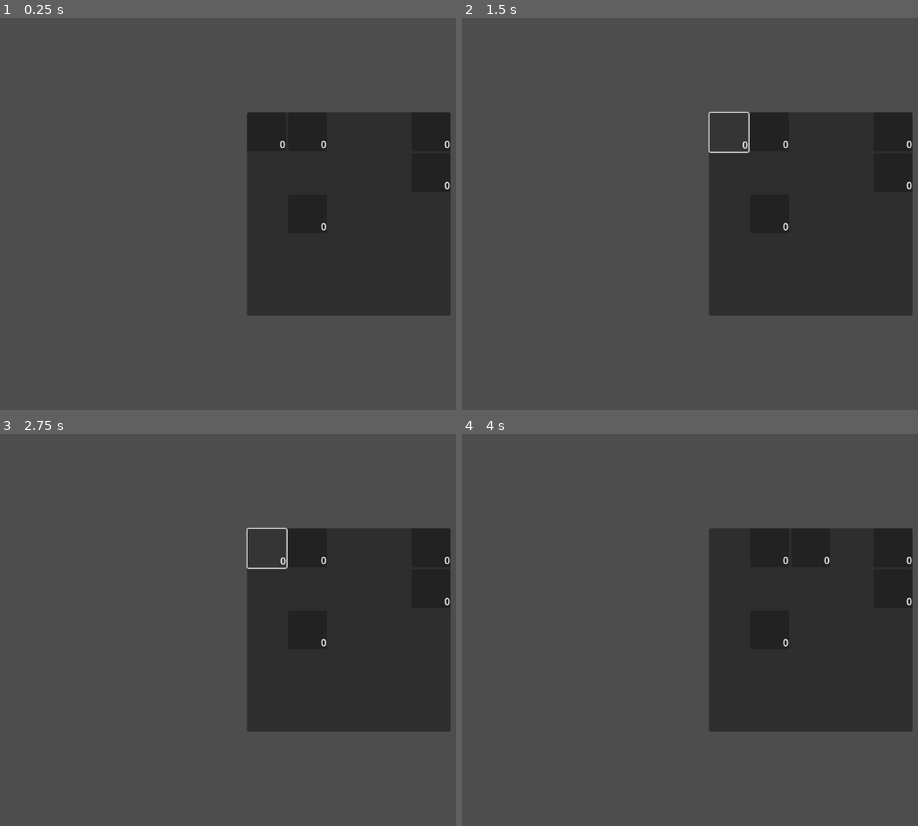
Above: before the commit, frames 1-4 (two rows, left to right).
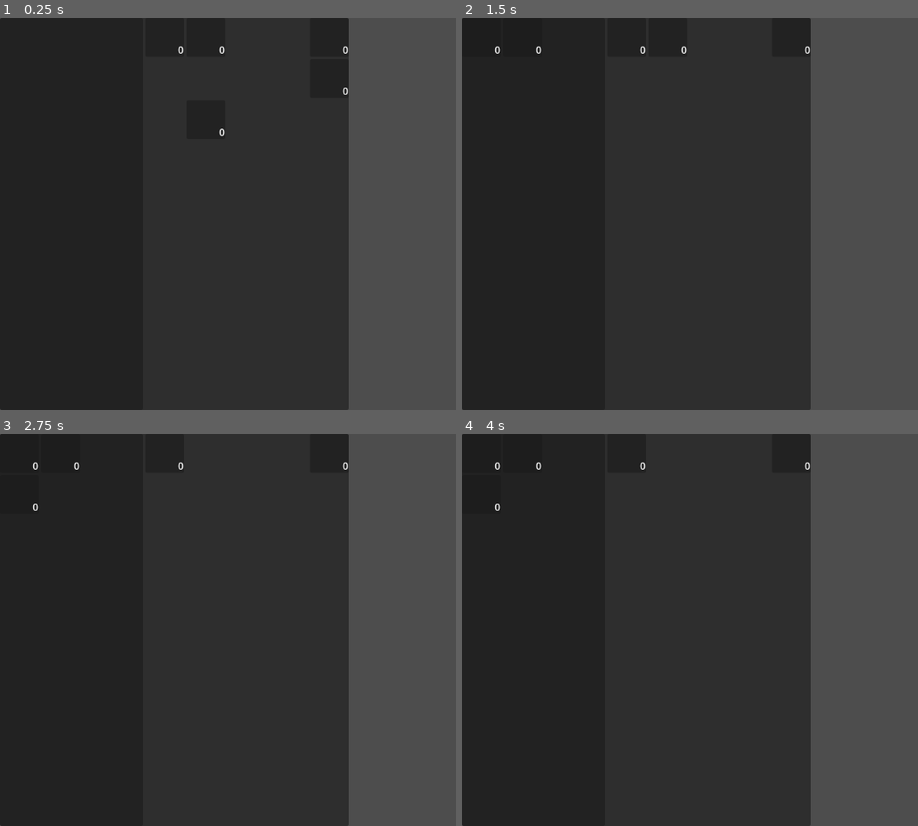
Above: after the commit, the same moments.

Repository: Moonlit-Cafe/MLCProject1
Game: Godot game, scene res://ui/player_hud.tscn
Same seed, same stepped clock (60 frames per second), same inputs: the game is played once before the commit and once after it. This scene is started directly instead of the project's main scene.
Inputs (mouse positions are in pixels of both pictures, inside the frame that each line leads up to):
- Up to frame 1 (0.25 s): no input
- Up to frame 2 (1.5 s): click "0" at 0.5 s; click "0" at 1.25 s
- Up to frame 3 (2.75 s): click "0" at 2 s
- Up to frame 4 (4 s): tap Enter at 2.75 s; move the mouse to (outside the picture) at 2.77 s; tap Space at 3.5 s; move the mouse to (671, 649) at 3.52 s

The runs differ from the first frame. In frame 1, 76% of the frame differs, in the area x 0-99%, y 0-100%; in frame 2, 76%; in frame 3, 76%; in frame 4, 76%.
Error before the commit: Invalid access to property or key 'global_position' on a base object of type 'Nil'. (res://mechanics/inventory/item_node.gd:32)

Commit message:
Equipment Setup
Set up the UI to get started on adding equipment code.

Diff:
--- a/ui/player_hud.tscn
+++ b/ui/player_hud.tscn
@@ -1,27 +1,110 @@
-[gd_scene load_steps=4 format=3 uid="uid://npre0wq4yuc7"]
+[gd_scene load_steps=5 format=3 uid="uid://npre0wq4yuc7"]
 
 [ext_resource type="PackedScene" uid="uid://dcbf8bab4sdd3" path="res://mechanics/inventory/item_node.tscn" id="1_1m6my"]
 [ext_resource type="PackedScene" uid="uid://b0y3kn16q733f" path="res://ui/inventory_slot.tscn" id="1_n0n2g"]
 [ext_resource type="Script" uid="uid://decnctd8qfp08" path="res://ui/player_hud.gd" id="1_w11uw"]
+[ext_resource type="Script" uid="uid://bkcc31xye2eat" path="res://ui/inventory_slot.gd" id="4_w11uw"]
 
 [node name="PlayerHud" type="CanvasLayer" node_paths=PackedStringArray("container")]
 script = ExtResource("1_w11uw")
-container = NodePath("PanelContainer/Inventory")
+container = NodePath("PanelContainer/HBoxContainer/Inventory")
 inv_slot = ExtResource("1_n0n2g")
 inv_node = ExtResource("1_1m6my")
 
 [node name="PanelContainer" type="PanelContainer" parent="."]
-anchors_preset = 8
-anchor_left = 0.5
-anchor_top = 0.5
+anchors_preset = -1
 anchor_right = 0.5
-anchor_bottom = 0.5
-offset_left = -100.0
-offset_top = -32.0
-offset_right = 100.0
-offset_bottom = 32.0
+anchor_bottom = 1.0
+grow_vertical = 2
+
+[node name="HBoxContainer" type="HBoxContainer" parent="PanelContainer"]
+layout_mode = 2
+
+[node name="Equipments" type="Panel" parent="PanelContainer/HBoxContainer"]
+layout_mode = 2
+size_flags_horizontal = 3
+
+[node name="GridContainer" type="GridContainer" parent="PanelContainer/HBoxContainer/Equipments"]
+layout_mode = 1
+anchors_preset = 15
+anchor_right = 1.0
+anchor_bottom = 1.0
 grow_horizontal = 2
 grow_vertical = 2
+columns = 2
 
-[node name="Inventory" type="GridContainer" parent="PanelContainer"]
+[node name="Helm" type="Container" parent="PanelContainer/HBoxContainer/Equipments/GridContainer"]
+custom_minimum_size = Vector2(64, 64)
 layout_mode = 2
+script = ExtResource("4_w11uw")
+metadata/_custom_type_script = "uid://bkcc31xye2eat"
+
+[node name="PowerCore" type="Container" parent="PanelContainer/HBoxContainer/Equipments/GridContainer"]
+custom_minimum_size = Vector2(64, 64)
+layout_mode = 2
+script = ExtResource("4_w11uw")
+metadata/_custom_type_script = "uid://bkcc31xye2eat"
+
+[node name="Shoulder" type="Container" parent="PanelContainer/HBoxContainer/Equipments/GridContainer"]
+custom_minimum_size = Vector2(64, 64)
+layout_mode = 2
+script = ExtResource("4_w11uw")
+metadata/_custom_type_script = "uid://bkcc31xye2eat"
+
+[node name="Wrist" type="Container" parent="PanelContainer/HBoxContainer/Equipments/GridContainer"]
+custom_minimum_size = Vector2(64, 64)
+layout_mode = 2
+script = ExtResource("4_w11uw")
+metadata/_custom_type_script = "uid://bkcc31xye2eat"
+
+[node name="Body" type="Container" parent="PanelContainer/HBoxContainer/Equipments/GridContainer"]
+custom_minimum_size = Vector2(64, 64)
+layout_mode = 2
+script = ExtResource("4_w11uw")
+metadata/_custom_type_script = "uid://bkcc31xye2eat"
+
+[node name="Gloves" type="Container" parent="PanelContainer/HBoxContainer/Equipments/GridContainer"]
+custom_minimum_size = Vector2(64, 64)
+layout_mode = 2
+script = ExtResource("4_w11uw")
+metadata/_custom_type_script = "uid://bkcc31xye2eat"
+
+[node name="Waist" type="Container" parent="PanelContainer/HBoxContainer/Equipments/GridContainer"]
+custom_minimum_size = Vector2(64, 64)
+layout_mode = 2
+script = ExtResource("4_w11uw")
+metadata/_custom_type_script = "uid://bkcc31xye2eat"
+
+[node name="ModOne" type="Container" parent="PanelContainer/HBoxContainer/Equipments/GridContainer"]
+custom_minimum_size = Vector2(64, 64)
+layout_mode = 2
+script = ExtResource("4_w11uw")
+metadata/_custom_type_script = "uid://bkcc31xye2eat"
+
+[node name="Legs" type="Container" parent="PanelContainer/HBoxContainer/Equipments/GridContainer"]
+custom_minimum_size = Vector2(64, 64)
+layout_mode = 2
+script = ExtResource("4_w11uw")
+metadata/_custom_type_script = "uid://bkcc31xye2eat"
+
+[node name="ModTwo" type="Container" parent="PanelContainer/HBoxContainer/Equipments/GridContainer"]
+custom_minimum_size = Vector2(64, 64)
+layout_mode = 2
+script = ExtResource("4_w11uw")
+metadata/_custom_type_script = "uid://bkcc31xye2eat"
+
+[node name="Feet" type="Container" parent="PanelContainer/HBoxContainer/Equipments/GridContainer"]
+custom_minimum_size = Vector2(64, 64)
+layout_mode = 2
+script = ExtResource("4_w11uw")
+metadata/_custom_type_script = "uid://bkcc31xye2eat"
+
+[node name="ModThree" type="Container" parent="PanelContainer/HBoxContainer/Equipments/GridContainer"]
+custom_minimum_size = Vector2(64, 64)
+layout_mode = 2
+script = ExtResource("4_w11uw")
+metadata/_custom_type_script = "uid://bkcc31xye2eat"
+
+[node name="Inventory" type="GridContainer" parent="PanelContainer/HBoxContainer"]
+layout_mode = 2
+size_flags_horizontal = 3
